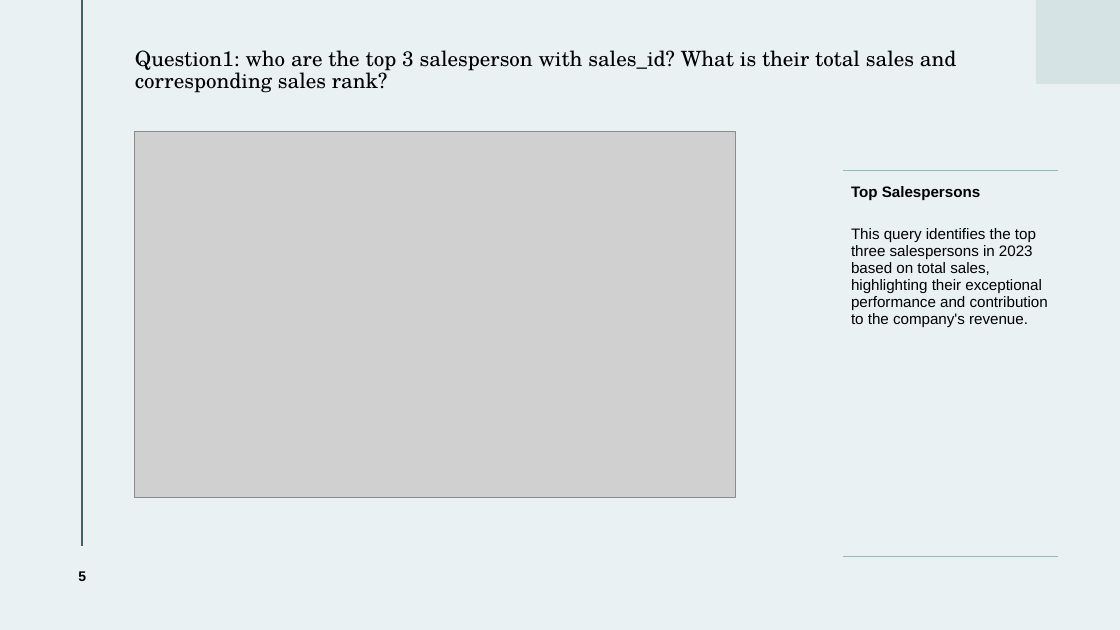
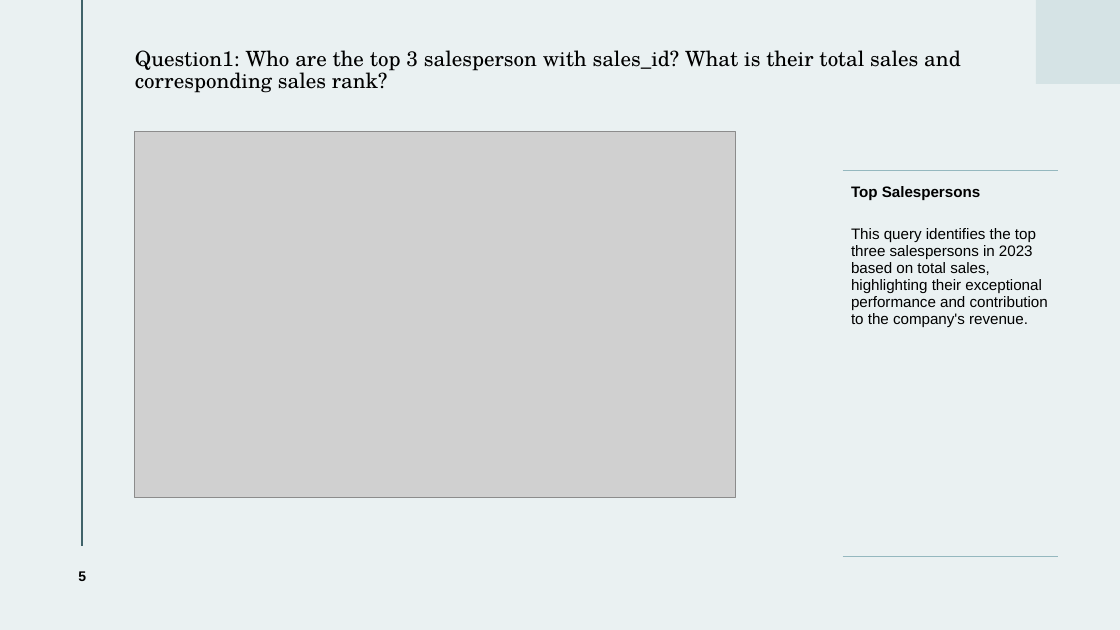
Before and after one commit to leiliu7/Data-Analytics-Data-Science-Portfolio, a slide deck: slide 5 of Smart-toys-database/Smart_Toys_Database-Slide-Presentation.pptx. Drawn at 1120x630 pixels with LibreOffice and Linux fonts; fonts in the diff are those of the drawing; grey boxes stand for pictures. Boxes give left, top, right and bottom in pixels: in the first picture for what was removed or moved away, otherwise in the second. Text is boxed around its words. In the diff, an @@ line names an element or a change of style, - is before the commit and + after.

```diff
--- a/Smart-toys-database/Smart_Toys_Database-Slide-Presentation.pptx
+++ b/Smart-toys-database/Smart_Toys_Database-Slide-Presentation.pptx
@@ title at bbox=[135, 50, 961, 93]: text changed @@
-Question1: who are the top 3 salesperson with sales_id? What is their total sales and corresponding sales rank?
+Question1: Who are the top 3 salesperson with sales_id? What is their total sales and corresponding sales rank?
```
Also in this commit, not shown: 1 other slide changed.
